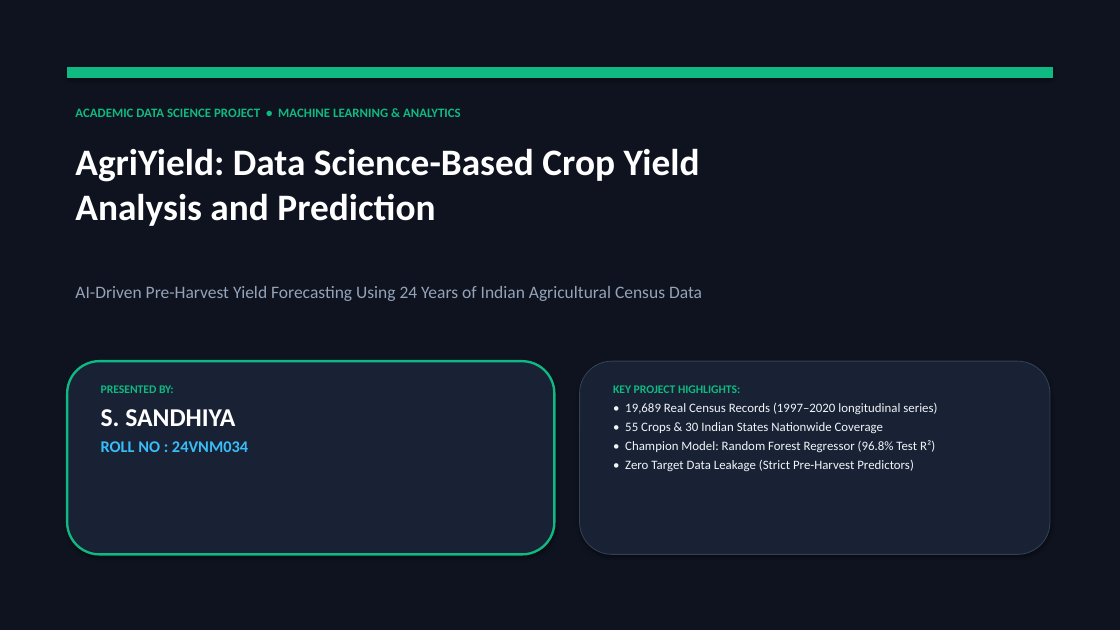
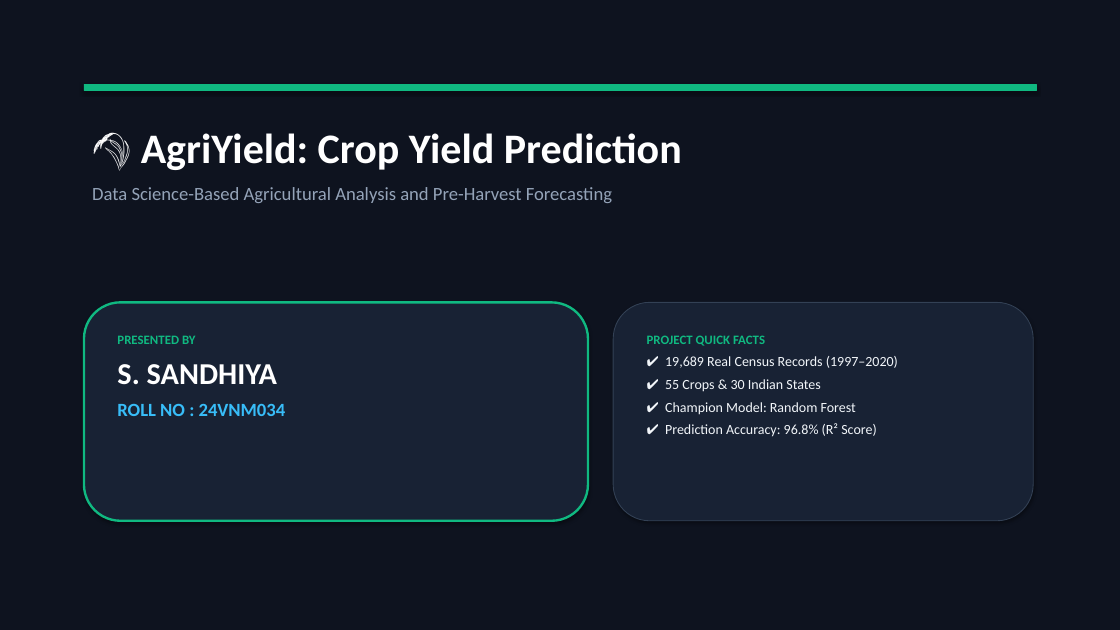
Before and after one commit to deva-2006/AgriYield, a slide deck: slide 1 of AgriYield_Presentation.pptx. Drawn at 1120x630 pixels with LibreOffice and Linux fonts; fonts in the diff are those of the drawing. Boxes give left, top, right and bottom in pixels: in the first picture for what was removed or moved away, otherwise in the second. Text is boxed around its words. In the diff, an @@ line names an element or a change of style, - is before the commit and + after.

```diff
--- a/AgriYield_Presentation.pptx
+++ b/AgriYield_Presentation.pptx
@@ rectangle resized from (x1=67, y1=67, x2=1053, y2=77) to (x1=84, y1=84, x2=1036, y2=91) @@
@@ text removed at (x1=75, y1=108, x2=461, y2=117) @@
-ACADEMIC DATA SCIENCE PROJECT • MACHINE LEARNING & ANALYTICS
@@ text at (x1=92, y1=133, x2=682, y2=203): text changed; size 32 to 16 pt; text colour #FFFFFF to #94A3B8; bold off @@
-AgriYield: Data Science-Based Crop Yield
-Analysis and Prediction
+🌾 AgriYield: Crop Yield Prediction
+Data Science-Based Agricultural Analysis and Pre-Harvest Forecasting
@@ text removed at (x1=75, y1=286, x2=702, y2=301) @@
-AI-Driven Pre-Harvest Yield Forecasting Using 24 Years of Indian Agricultural Census Data
@@ rounded rectangle resized from (x1=67, y1=361, x2=555, y2=555) to (x1=84, y1=302, x2=588, y2=521) @@
@@ text "PRESENTED BY" moved from (x1=101, y1=385, x2=248, y2=452) to (x1=117, y1=335, x2=286, y2=416) @@
@@ rounded rectangle resized from (x1=580, y1=361, x2=1050, y2=555) to (x1=613, y1=302, x2=1033, y2=521) @@
@@ text at (x1=117, y1=335, x2=195, y2=344): text changed; size 10 to 11 pt @@
-PRESENTED BY:
+PRESENTED BY
@@ text at (x1=647, y1=335, x2=898, y2=437): text changed; size 11 to 12 pt @@
-KEY PROJECT HIGHLIGHTS:
-• 19,689 Real Census Records (1997–2020 longitudinal series)
-• 55 Crops & 30 Indian States Nationwide Coverage
-• Champion Model: Random Forest Regressor (96.8% Test R²)
-• Zero Target Data Leakage (Strict Pre-Harvest Predictors)
+PROJECT QUICK FACTS
+✔ 19,689 Real Census Records (1997–2020)
+✔ 55 Crops & 30 Indian States
+✔ Champion Model: Random Forest
+✔ Prediction Accuracy: 96.8% (R² Score)
@@ text at (x1=117, y1=364, x2=286, y2=416): size 22 to 26 pt in "S. SANDHIYA"; size 14 to 16 pt in "ROLL NO : 24VNM034"; more space between paragraphs @@
```
Also in this commit, not shown: 1 other slide changed, 4 slides added, 4 slides removed, 1 other file.
